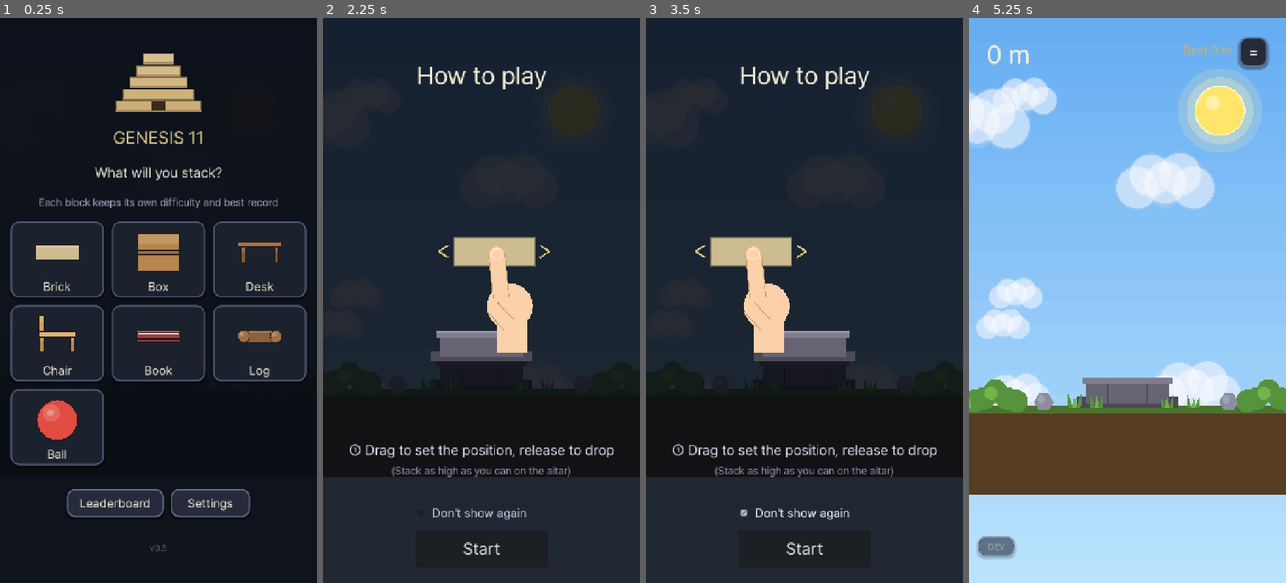
Above: before the commit, frames 1-4 (left to right).
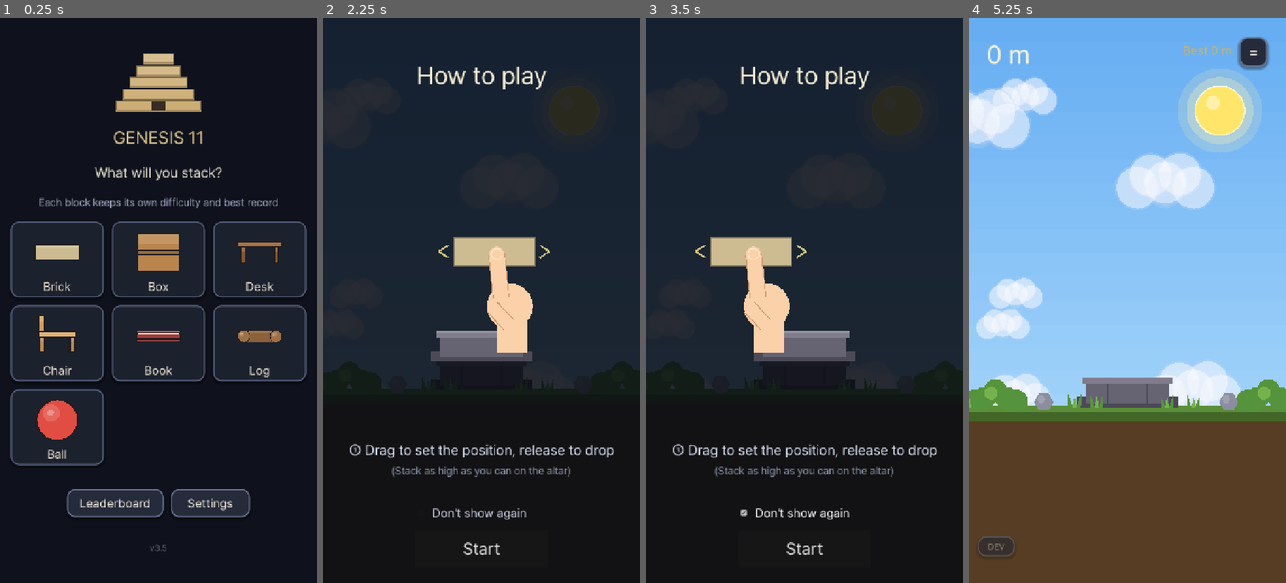
Above: after the commit, the same moments.

Repository: jungrok5/babel-tower
Game: Godot game, scene res://scenes/Main.tscn
Two runs of this game, one before a commit and one after it. Both use one fixed random seed, a clock stepped at 60 frames per second and the inputs below.
Inputs (mouse positions are in pixels of both pictures, inside the frame that each line leads up to):
- Up to frame 1 (0.25 s): no input
- Up to frame 2 (2.25 s): click "Brick" at 0.5 s; tap Enter at 1.25 s; move the mouse to (551, 272) at 1.27 s; tap R at 1.35 s; click (551, 272) at 1.42 s; tap Space at 1.52, 1.82, 2 s; drag from (418, 328) to (465, 413) at 2.02 s
- Up to frame 3 (3.5 s): click "Don't show again" at 2.75 s
- Up to frame 4 (5.25 s): click "Don't show again" at 3.5 s; click "Don't show again" at 4.25 s; click "Start" at 5 s

The runs differ from the first frame. In frame 2, 16% of the frame differs, in the area x 0-100%, y 81-100%; in frame 3, 16%; in frame 4, 18%, in the area x 0-100%, y 68-100%.

Commit message:
polish: make menu overlays fully opaque; deepen ground so no sky bleeds on zoom-out
- Ranking/settings/language/home overlays were translucent and let the
  screen behind bleed through (looked unfinished) — now solid.
- Dirt extended far below and a brighter two-tone grass edge added, so
  the collapse/inspect zoom-out no longer shows sky under the ground.

Co-Authored-By: Claude Opus 4.8 <noreply@anthropic.com>
Claude-Session: https://claude.ai/code/session_01Jx8xk1vyhwdsC6SaQay3dQ

Diff:
--- a/scripts/main.gd
+++ b/scripts/main.gd
@@ -160,10 +160,12 @@
 	gcs.shape = gshape
 	gcs.position = Vector2(0, 100.0)
 	floor_body.add_child(gcs)
-	floor_body.add_child(_make_rect_poly(Vector2(0, 100.0), Vector2(4200.0, 200.0),
-		Color(0.34, 0.24, 0.14)))                                  # 흙
-	floor_body.add_child(_make_rect_poly(Vector2(0, 8.0), Vector2(4200.0, 18.0),
-		Color(0.30, 0.45, 0.18)))                                  # 잔디(윗면)
+	floor_body.add_child(_make_rect_poly(Vector2(0, 1000.0), Vector2(4200.0, 2000.0),
+		Color(0.34, 0.24, 0.14)))                                  # 흙(줌아웃에도 하늘 안 비치게 깊게)
+	floor_body.add_child(_make_rect_poly(Vector2(0, 22.0), Vector2(4200.0, 26.0),
+		Color(0.26, 0.40, 0.16)))                                  # 잔디 아래 진한 경계
+	floor_body.add_child(_make_rect_poly(Vector2(0, 6.0), Vector2(4200.0, 14.0),
+		Color(0.36, 0.56, 0.22)))                                  # 잔디(윗면, 밝게)
 
 	# 초석(제단/기단) — 피벗 바로 위, 바닥과 함께 기운다. 블록이 아니라 '쌓는 받침대'로 보이게
 	# 돌 제단처럼 그린다(창세기/바벨 테마). 충돌은 안정적인 사각형 유지.
@@ -931,7 +933,7 @@
 
 ## 블록 선택 화면 — 실생활 물품 타일 중 하나를 골라 시작
 func _build_select_panel() -> void:
-	select_panel = _make_overlay(Color(0.04, 0.05, 0.08, 0.97))
+	select_panel = _make_overlay(Color(0.06, 0.07, 0.11, 1.0))
 	select_panel.mouse_filter = Control.MOUSE_FILTER_STOP    # 뒤 입력 차단
 	var center := CenterContainer.new()
 	center.set_anchors_preset(Control.PRESET_FULL_RECT)
@@ -1000,7 +1002,7 @@
 
 ## 인게임 랭킹 화면. 지금은 목업 데이터, 나중에 Google Play Games에서 받아 채운다.
 func _build_leaderboard_panel() -> void:
-	lb_panel = _make_overlay(Color(0.03, 0.04, 0.07, 0.98))
+	lb_panel = _make_overlay(Color(0.06, 0.07, 0.11, 1.0))
 	lb_panel.mouse_filter = Control.MOUSE_FILTER_STOP
 	lb_panel.visible = false
 	var center := CenterContainer.new()
@@ -1130,7 +1132,7 @@
 # ---------------------------------------------------------------- 설정 / 언어
 
 func _build_settings_panel() -> void:
-	settings_panel = _make_overlay(Color(0.03, 0.04, 0.07, 0.98))
+	settings_panel = _make_overlay(Color(0.06, 0.07, 0.11, 1.0))
 	settings_panel.mouse_filter = Control.MOUSE_FILTER_STOP
 	settings_panel.visible = false
 	var center := CenterContainer.new()
@@ -1266,7 +1268,7 @@
 # ---- 언어 선택 (검색 포함, 100개국 대비) ----
 
 func _build_language_panel() -> void:
-	lang_panel = _make_overlay(Color(0.03, 0.04, 0.07, 0.99))
+	lang_panel = _make_overlay(Color(0.06, 0.07, 0.11, 1.0))
 	lang_panel.mouse_filter = Control.MOUSE_FILTER_STOP
 	lang_panel.visible = false
 	var center := CenterContainer.new()
